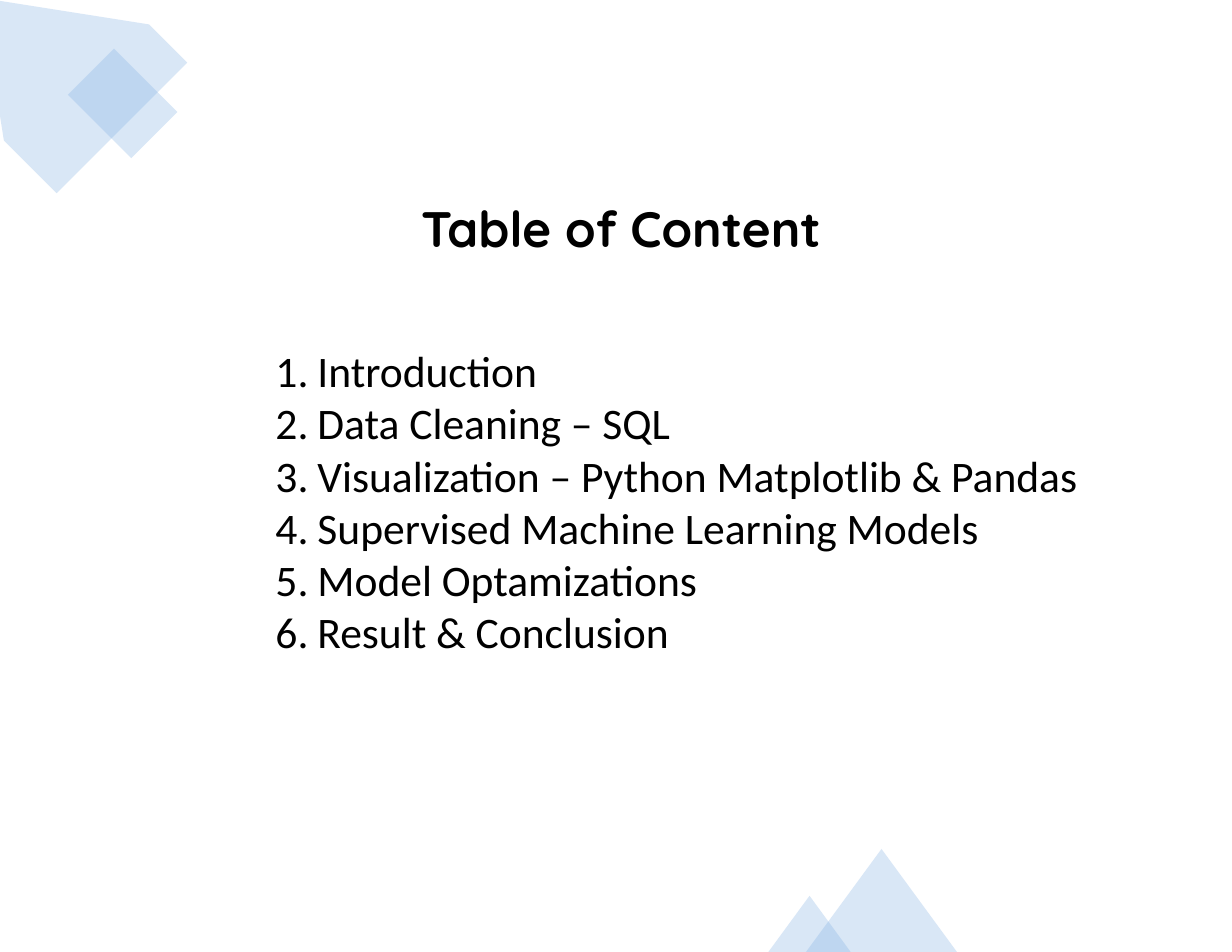
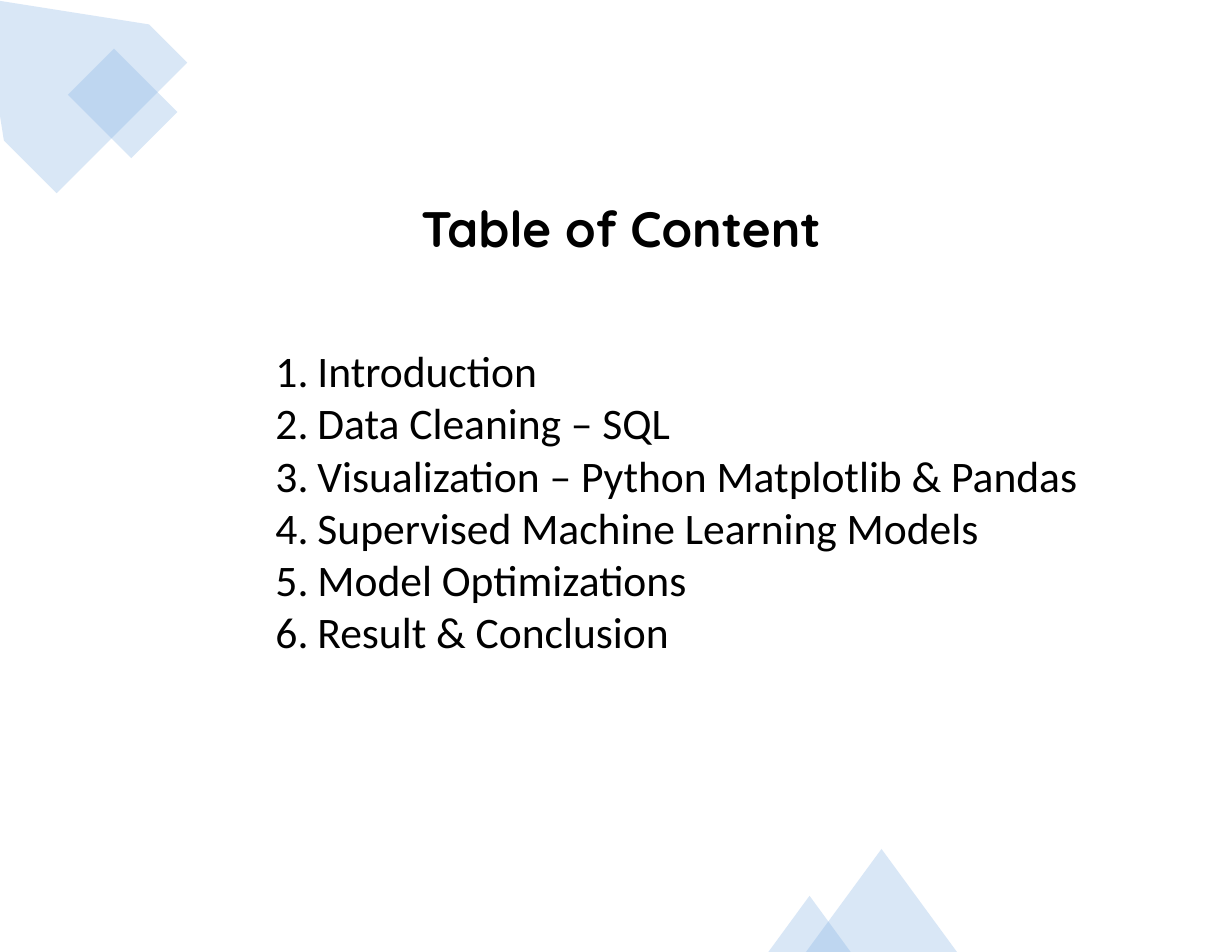
Before and after one commit to jojoalva/Stroke-Project-4, a slide deck: slide 2 of Presentation/Project4_presentation_draft.pptx. Drawn at 1232x952 pixels with LibreOffice and Linux fonts; fonts in the diff are those of the drawing. Boxes give left, top, right and bottom in pixels: in the first picture for what was removed or moved away, otherwise in the second. Text is boxed around its words. In the diff, an @@ line names an element or a change of style, - is before the commit and + after.

```diff
--- a/Presentation/Project4_presentation_draft.pptx
+++ b/Presentation/Project4_presentation_draft.pptx
@@ text at box(317, 565, 686, 603): text changed @@
-5. Model Optamizations
+5. Model Optimizations
```
Also in this commit, not shown: 15 other slides changed, 7 slides added, 1 slide removed, 1 other file.
